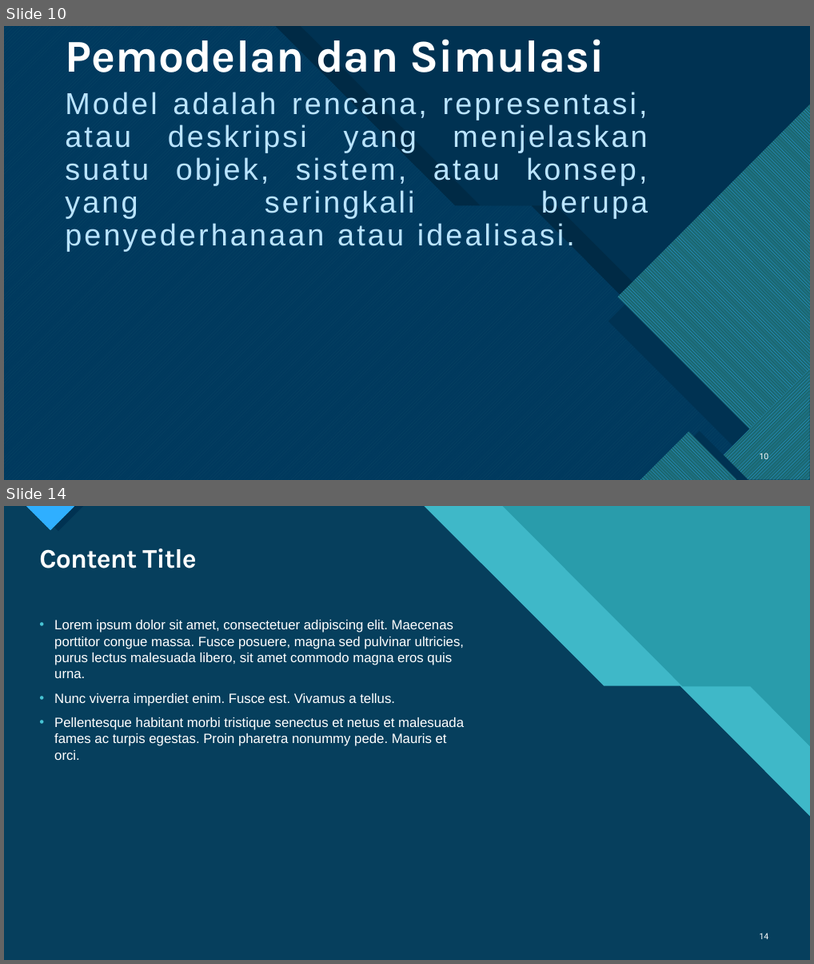
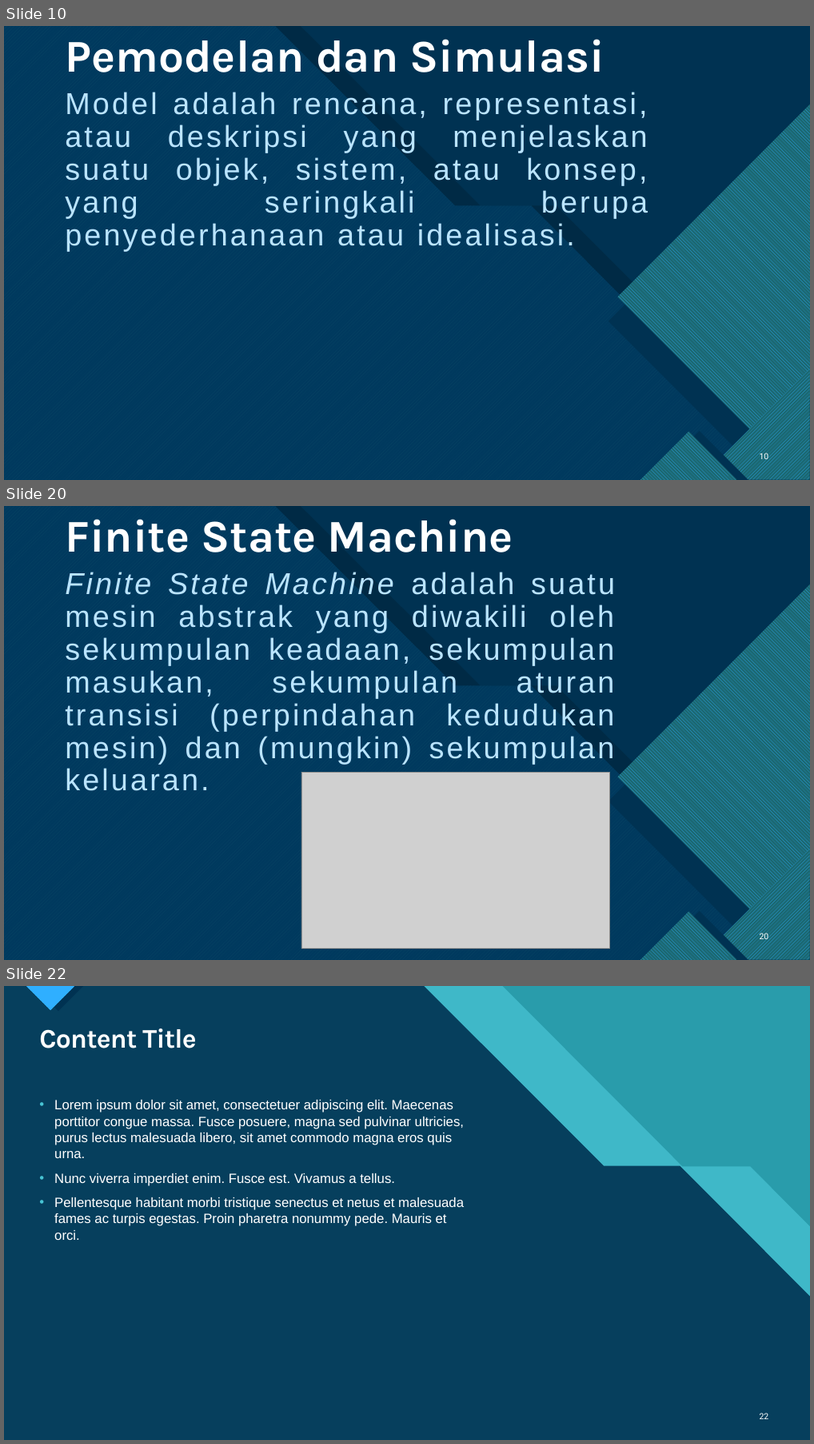
Before and after one commit to AggiaBintangRH/Skripsi, a slide deck: GAME SIMULASI KERJA PRAKTEK MAHASISWA FAKULTAS TEKNOLOGI INFORMASI.pptx. Shown one above the other, each under a label of ours: slides 10 and 14 before the commit, slides 10, 20 and 22 after it; the slides between them are not shown. The pictures are 814x964 and 814x1444 pixels, drawn with LibreOffice and Linux fonts; fonts in the diff are those of the drawing; grey boxes stand for pictures. Boxes give left, top, right and bottom in pixels: in the first picture for what was removed or moved away, otherwise in the second. Text is boxed around its words. In the diff, an @@ line names an element or a change of style, - is before the commit and + after.

```diff
--- a/GAME SIMULASI KERJA PRAKTEK MAHASISWA FAKULTAS TEKNOLOGI INFORMASI.pptx
+++ b/GAME SIMULASI KERJA PRAKTEK MAHASISWA FAKULTAS TEKNOLOGI INFORMASI.pptx
@@ slide 20 added at box(4, 506, 810, 960), background #FFFFFF; not listed: 19 template elements that a slide beside it also shows @@
@@ title added at box(65, 519, 514, 552), 54 pt, text #FFFFFF, bold @@
+Finite State Machine
@@ text added at box(65, 572, 615, 791), 36 pt, text #BAE4FF @@
+Finite State Machine adalah suatu mesin abstrak yang diwakili oleh sekumpulan keadaan, sekumpulan masukan, sekumpulan aturan transisi (perpindahan kedudukan mesin) dan (mungkin) sekumpulan keluaran.
@@ picture added at box(302, 772, 610, 948) @@
@@ page number added at box(760, 931, 770, 941), 10 pt, text #FFFFFF @@
+20
@@ what was slide 14 is now slide 22 @@
@@ page number at box(760, 1412, 770, 1419): text changed @@
-14
+22
```
Also in this commit, not shown: 1 slide changed, 9 other slides added, 2 slides removed.
